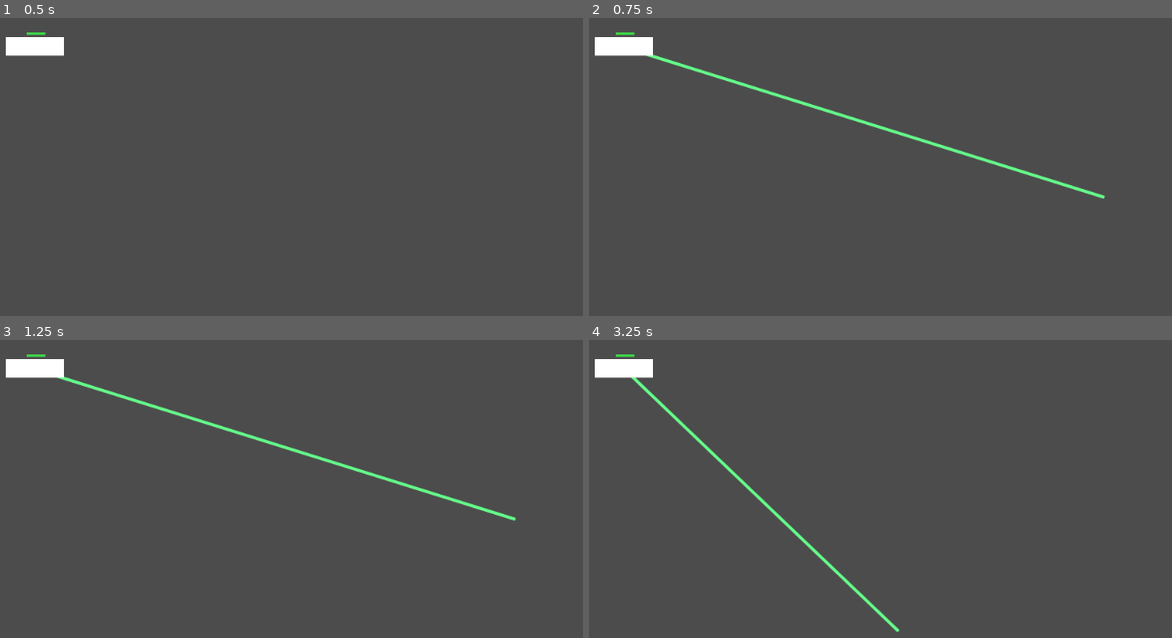
Above: before the commit, frames 1-4 (two rows, left to right).
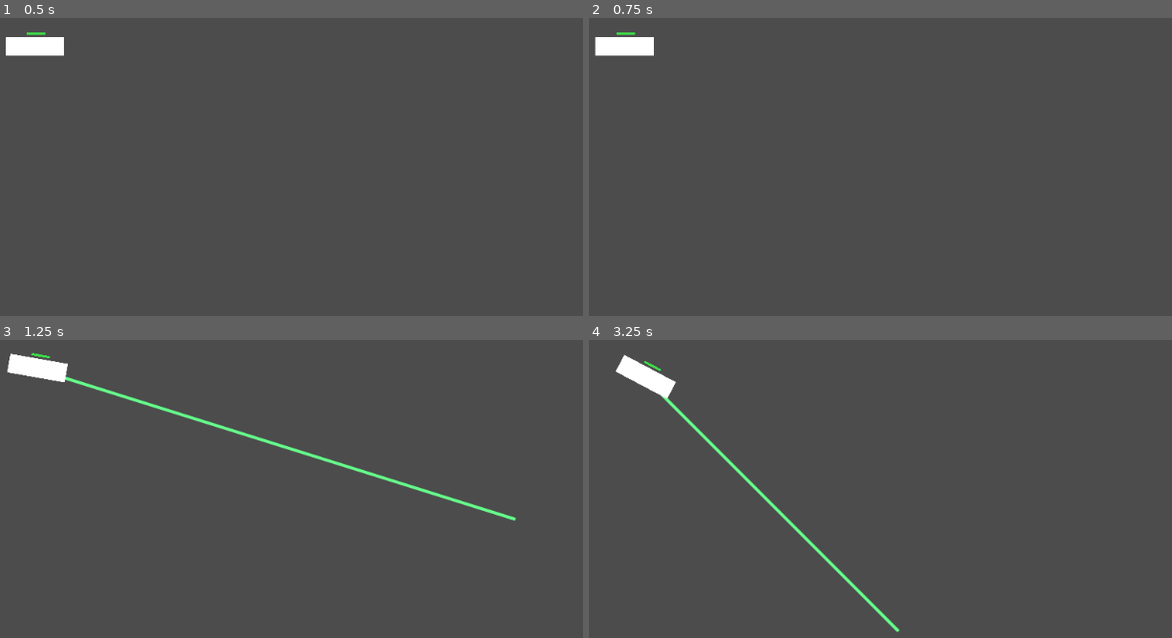
Above: after the commit, the same moments.

Repository: Poultrgeist/better-battleship
Game: Godot game, scene res://Scenes/Game.tscn
Two runs of this game, one before a commit and one after it. Both use one fixed random seed, a clock stepped at 60 frames per second and the inputs below.
Inputs (mouse positions are in pixels of both pictures, inside the frame that each line leads up to):
- Up to frame 1 (0.5 s): no input
- Up to frame 2 (0.75 s): tap Enter (ui_accept) at 0.5 s; move the mouse to (1102, 196) at 0.52 s; click (1102, 196) at 0.67 s
- Up to frame 3 (1.25 s): tap Enter (ui_accept) at 0.77 s
- Up to frame 4 (3.25 s): move the mouse to (781, 563) at 1.27 s; click (781, 563) at 1.42 s; tap Enter (ui_accept) at 1.52, 3.02 s; move the mouse to (1014, 444) at 2.02 s; click (1014, 444) at 2.17 s; move the mouse to (897, 632) at 2.77 s; click (897, 632) at 2.92 s

Frame 1 is identical in both runs. In frame 2, 1.1% of the frame differs, in the area x 0-89%, y 4-61%; in frame 3, 0.7%; in frame 4, 2.0%, in the area x 0-53%, y 4-97%.
Error before the commit: Parse Error: ':' expected at end of line. (res://Scripts/Game.gd:58)

Commit message:
sad times

Diff:
--- a/Scripts/Game.gd
+++ b/Scripts/Game.gd
@@ -54,8 +54,8 @@
 		elif state == SIM:
 			_end_sim()
 
-	if (event is InputEventMouseButton && event.is_pressed() && event.button_index == BUTTON_LEFT):
-		if mouse_pos
+#	if (event is InputEventMouseButton && event.is_pressed() && event.button_index == BUTTON_LEFT):
+#		if mouse_pos
 
 func _init_ships():
 	var children : Array = get_children()
